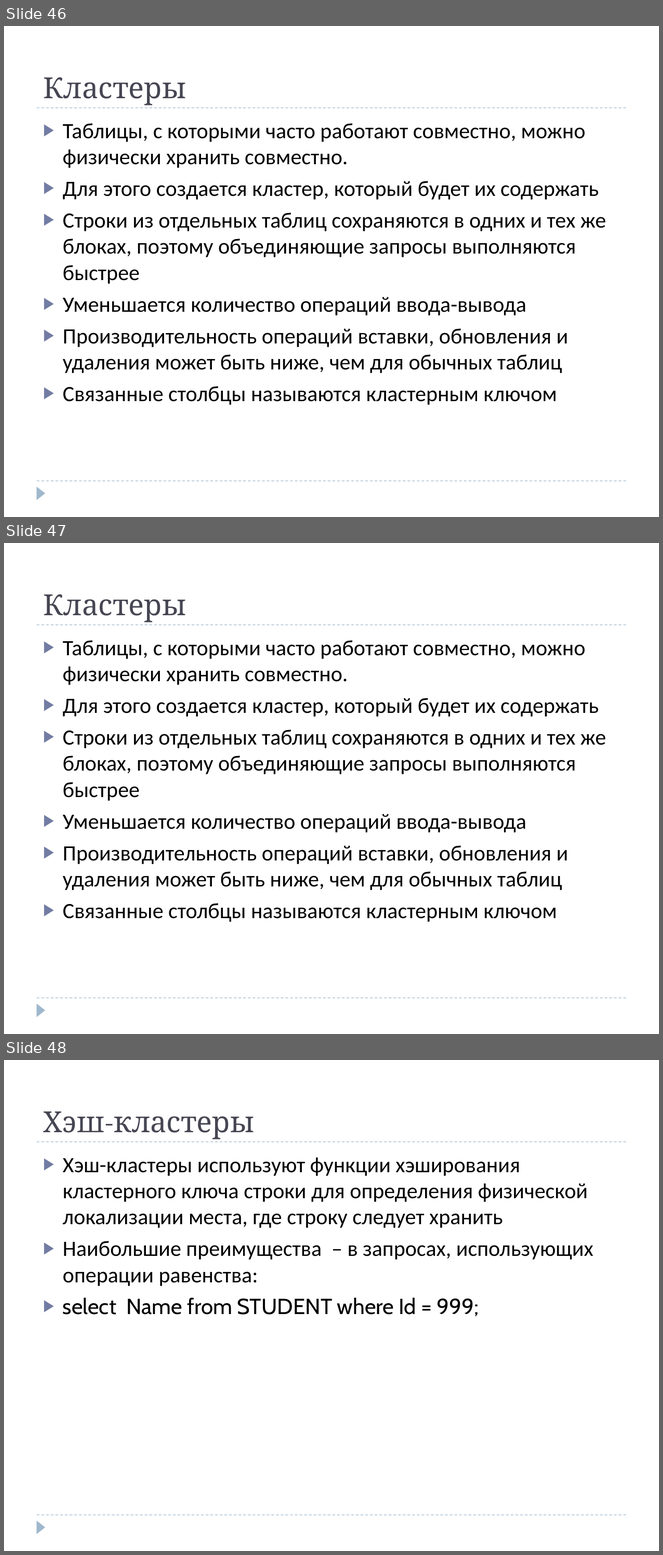
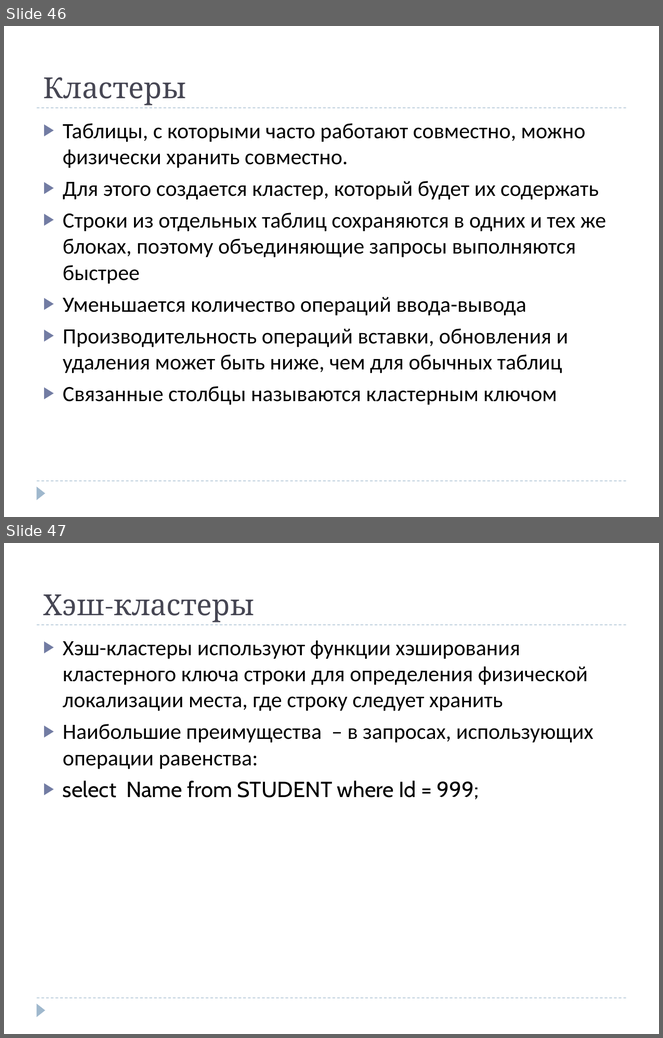
Before and after one commit to Manmadeeers/5sem, a slide deck: DB/Lections/Lection_8.ppt. Shown one above the other, each under a label of ours: slides 46, 47 and 48 before the commit, slides 46 and 47 after it. The pictures are 663x1555 and 663x1038 pixels, drawn with LibreOffice and Linux fonts; fonts in the diff are those of the drawing. Boxes give left, top, right and bottom in pixels: in the first picture for what was removed or moved away, otherwise in the second. Text is boxed around its words. In the diff, an @@ line names an element or a change of style, - is before the commit and + after.

```diff
--- a/DB/Lections/Lection_8.ppt
+++ b/DB/Lections/Lection_8.ppt
@@ slide 47 removed at [4, 543, 659, 1034], background #FFFFFF; not listed: 3 template elements that a slide beside it also shows @@
@@ title removed at [44, 594, 187, 623] @@
-Кластеры
@@ text removed at [63, 640, 606, 922] @@
-▶ Таблицы, с которыми часто работают совместно, можно физически хранить совместно.
-▶ Для этого создается кластер, который будет их содержать
-▶ Строки из отдельных таблиц сохраняются в одних и тех же блоках, поэтому объединяющие запросы выполняются быстрее
-▶ Уменьшается количество операций ввода-вывода
-▶ Производительность операций вставки, обновления и удаления может быть ниже, чем для обычных таблиц
-▶ Связанные столбцы называются кластерным ключом
@@ what was slide 48 is now slide 47 @@
```
Also in this commit, not shown: 1 slide changed, 2 other files.
